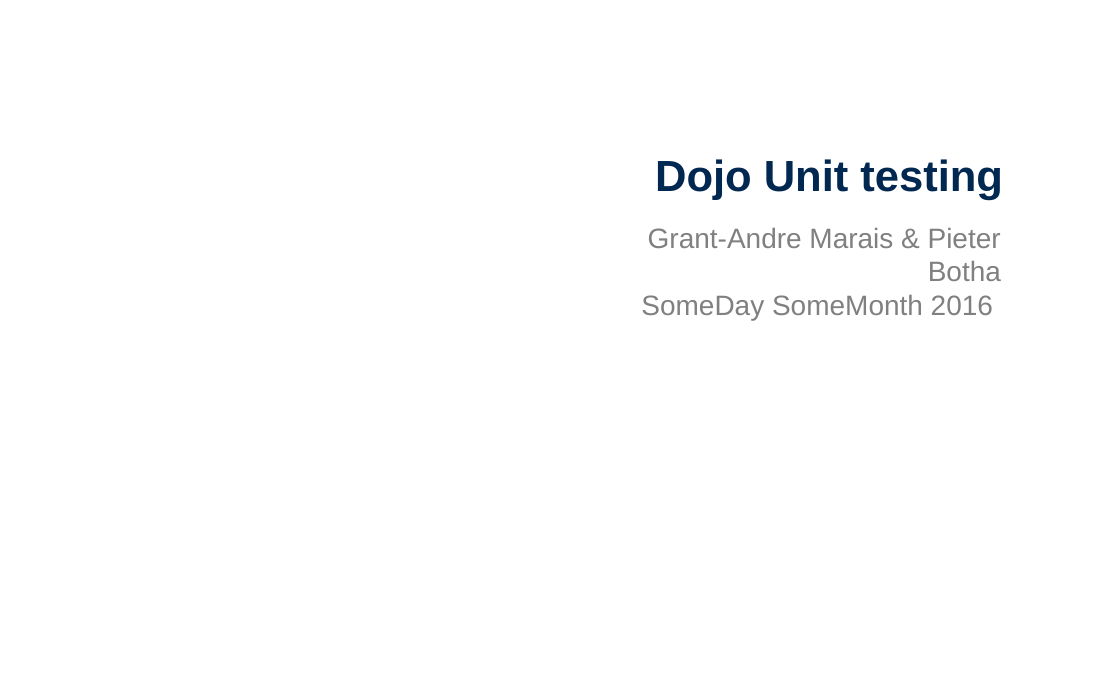
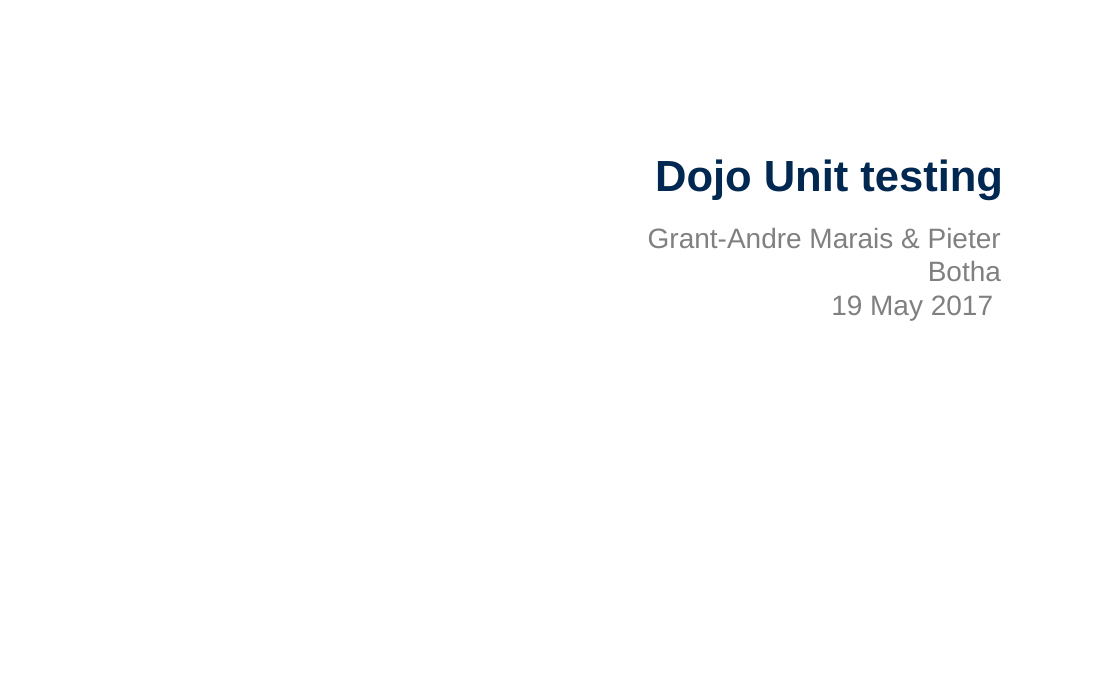
Before and after one commit to entelect/Dojo_UnitTesting_Java, a slide deck: slide 1 of Entelect Dojo Unit Testing.pptx. Drawn at 1120x700 pixels with LibreOffice and Linux fonts; fonts in the diff are those of the drawing; background and template pictures are left out. Boxes give left, top, right and bottom in pixels: in the first picture for what was removed or moved away, otherwise in the second. Text is boxed around its words. In the diff, an @@ line names an element or a change of style, - is before the commit and + after.

```diff
--- a/Entelect Dojo Unit Testing.pptx
+++ b/Entelect Dojo Unit Testing.pptx
@@ text at (831, 295, 993, 320): text changed @@
-SomeDay SomeMonth 2016
+19 May 2017
```
Also in this commit, not shown: 33 other files.
